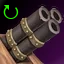
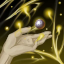
Before/after of a 64x64 layered artwork. What changed in the layer stack:
hid "Circle Sign" over (x1=3, y1=5, x2=19, y2=19)
added layer "orbs-firefly-hand-yellow.webp" above "Half Magazine" over (x1=0, y1=0, x2=64, y2=64)
hid "pepperbox.webp" over (x1=0, y1=0, x2=64, y2=64)
